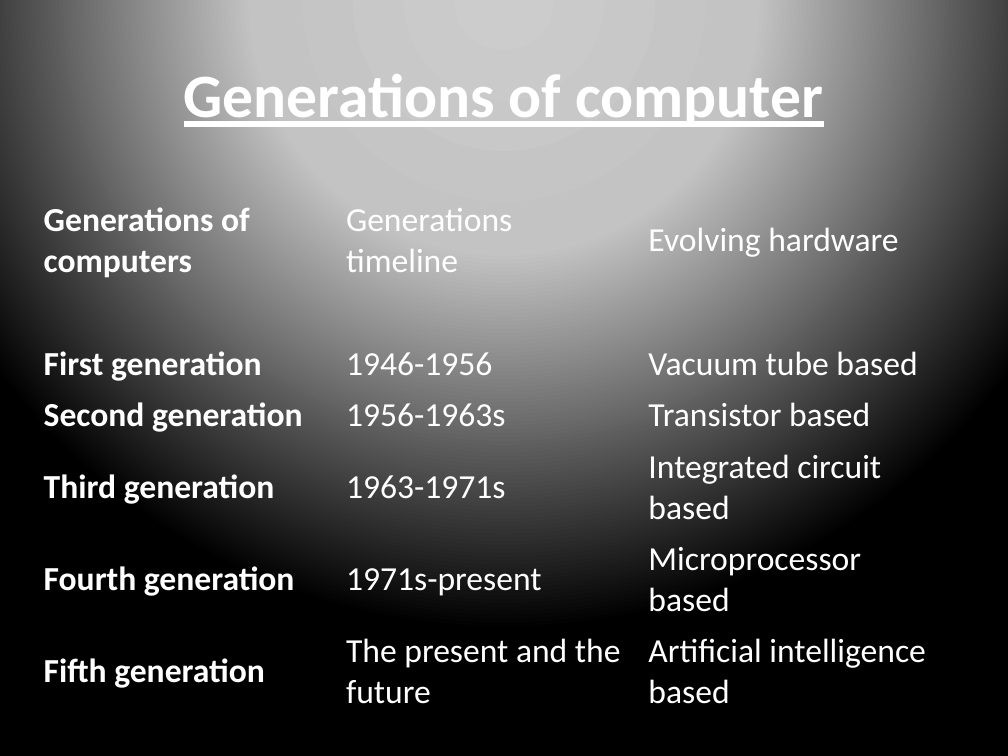
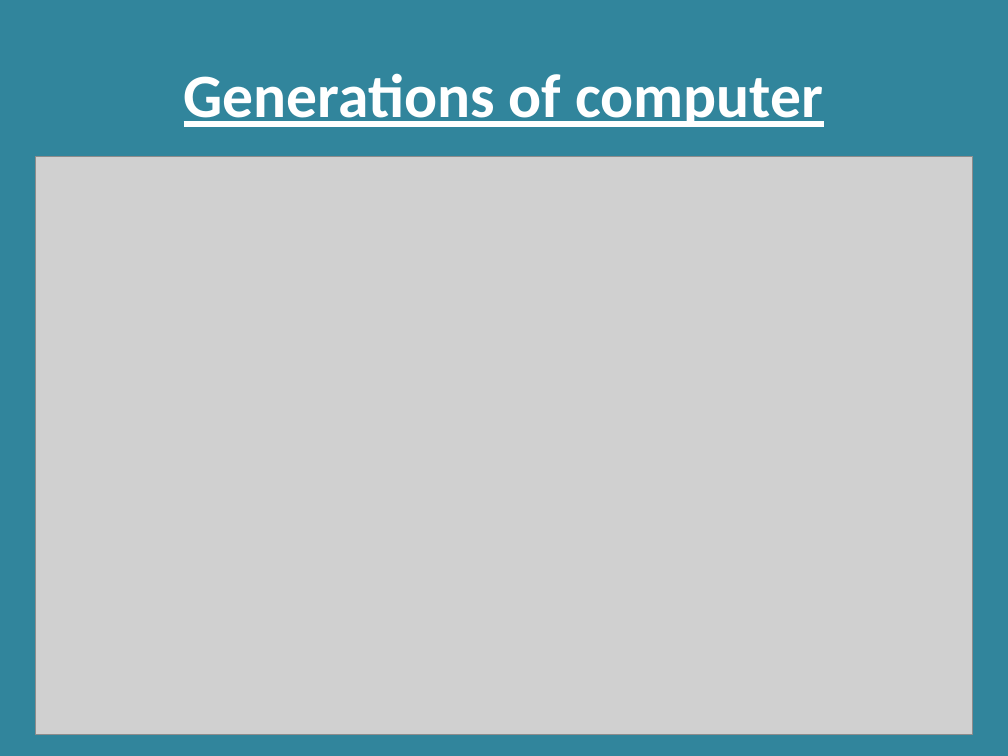
Before and after one commit to RashmivernekarN/keonics, a slide deck: slide 3 of Basics of computer/basic.pptx (slide 9 before the commit). Drawn at 1008x756 pixels with LibreOffice and Linux fonts; fonts in the diff are those of the drawing; grey boxes stand for pictures. Boxes give left, top, right and bottom in pixels: in the first picture for what was removed or moved away, otherwise in the second. Text is boxed around its words. In the diff, an @@ line names an element or a change of style, - is before the commit and + after.

```diff
--- a/Basics of computer/basic.pptx
+++ b/Basics of computer/basic.pptx
@@ background gradient #CCCCCC to #C4C4C4 to #000000 to #31859C @@
@@ table removed at <box>33,143,940,714</box>, 6 rows, 3 columns @@
-Generations of computers | Generations timeline | Evolving hardware
-First generation | 1946-1956 | Vacuum tube based
-Second generation | 1956-1963s | Transistor based
-Third generation | 1963-1971s | Integrated circuit based
-Fourth generation | 1971s-present | Microprocessor based
-Fifth generation | The present and the future | Artificial intelligence based
@@ picture added at <box>35,156,973,734</box> @@
```
Also in this commit, not shown: 4 other slides changed, 17 slides added, 10 slides removed, 9 other files.
